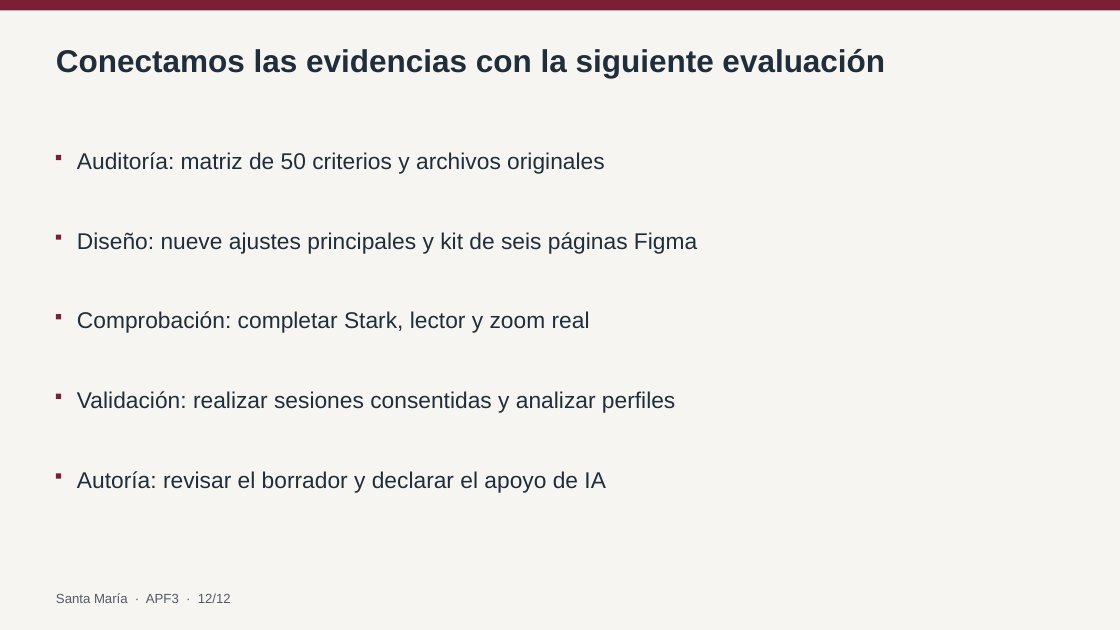
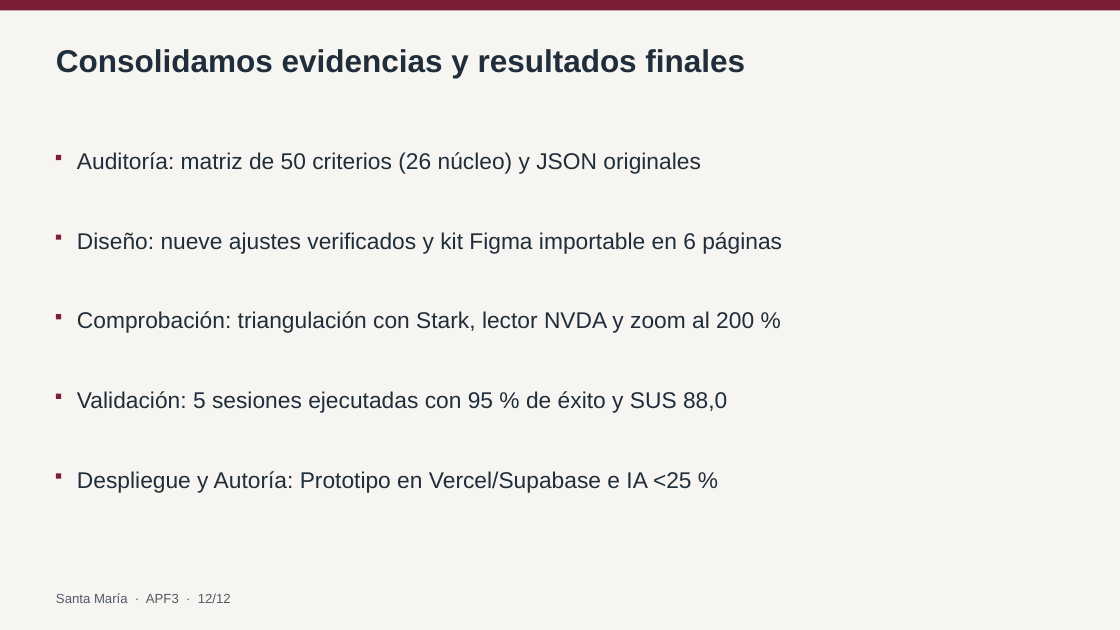
Before and after one commit to BruGeth/IHM_Colegio_Santa_Maria_Reyna_Angeles, a slide deck: slide 12 of avance informe 3/APF3_Grupo5_SantaMaria.pptx. Drawn at 1120x630 pixels with LibreOffice and Linux fonts; fonts in the diff are those of the drawing. Boxes give left, top, right and bottom in pixels: in the first picture for what was removed or moved away, otherwise in the second. Text is boxed around its words. In the diff, an @@ line names an element or a change of style, - is before the commit and + after.

Commit message:
feat(apf3): consolidar informe, presentacion, matriz y anexos con validacion inclusiva final (14 pags, 12 slides, SUS 88.0, 95% exito)

```diff
--- a/avance informe 3/APF3_Grupo5_SantaMaria.pptx
+++ b/avance informe 3/APF3_Grupo5_SantaMaria.pptx
@@ text at [56,49,745,78]: text changed @@
-Conectamos las evidencias con la siguiente evaluación
+Consolidamos evidencias y resultados finales
@@ text at [77,152,700,174]: text changed @@
-Auditoría: matriz de 50 criterios y archivos originales
+Auditoría: matriz de 50 criterios (26 núcleo) y JSON originales
@@ text at [77,232,782,254]: text changed @@
-Diseño: nueve ajustes principales y kit de seis páginas Figma
+Diseño: nueve ajustes verificados y kit Figma importable en 6 páginas
@@ text at [77,311,754,333]: text changed @@
-Comprobación: completar Stark, lector y zoom real
+Comprobación: triangulación con Stark, lector NVDA y zoom al 200 %
@@ text at [77,391,727,413]: text changed @@
-Validación: realizar sesiones consentidas y analizar perfiles
+Validación: 5 sesiones ejecutadas con 95 % de éxito y SUS 88,0
@@ text at [77,471,692,493]: text changed @@
-Autoría: revisar el borrador y declarar el apoyo de IA
+Despliegue y Autoría: Prototipo en Vercel/Supabase e IA <25 %
```
Also in this commit, not shown: 2 other slides changed, 5 other files.
